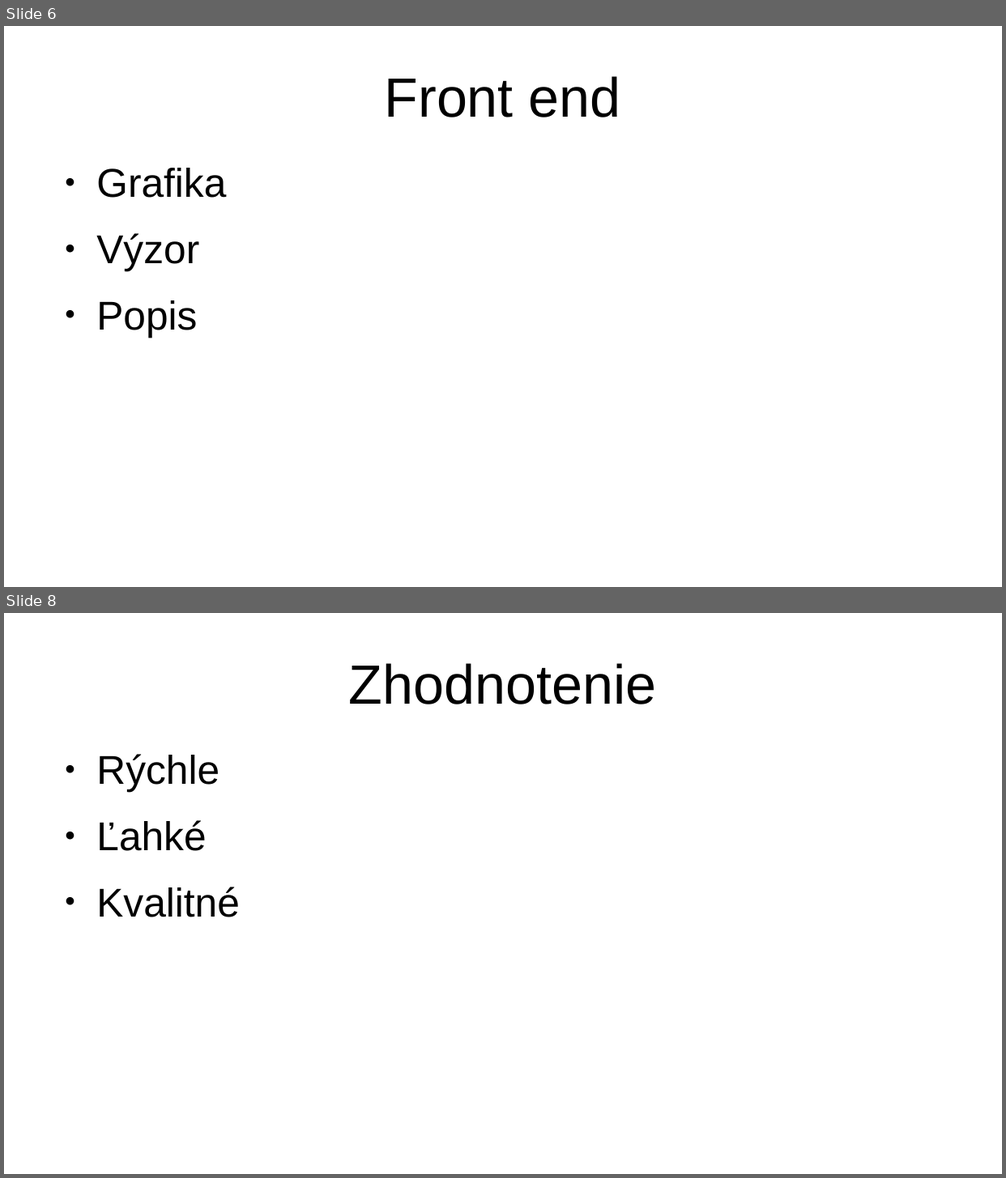
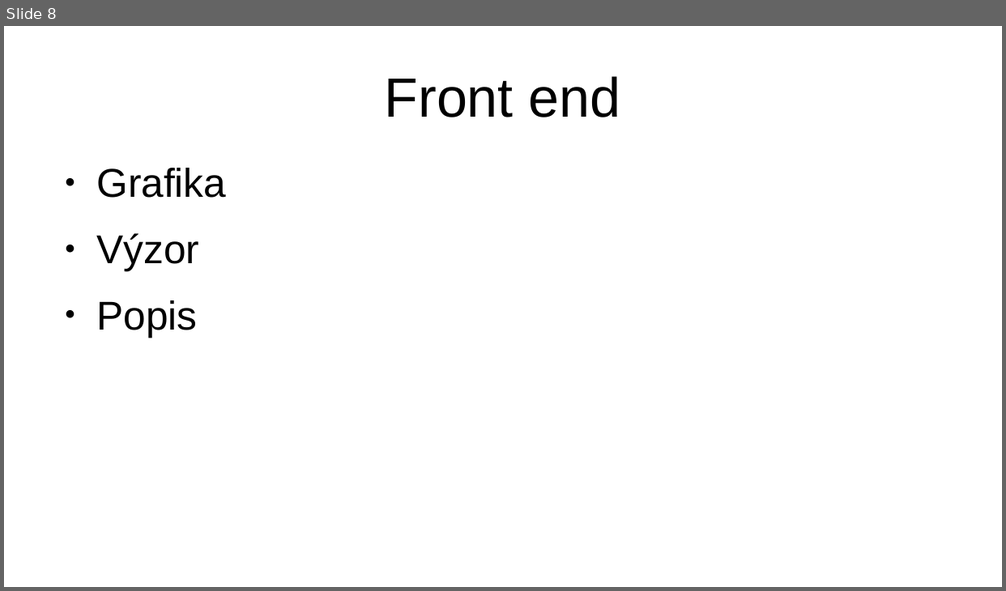
Before and after one commit to bigws1111/shopify-theme, a slide deck: numizmafilaprezentacia.odp. Shown one above the other, each under a label of ours: slides 6 and 8 before the commit, slide 8 after it; the slides between them are not shown. The pictures are 1006x1178 and 1006x591 pixels, drawn with LibreOffice and Linux fonts; fonts in the diff are those of the drawing. Boxes give left, top, right and bottom in pixels: in the first picture for what was removed or moved away, otherwise in the second. Text is boxed around its words. In the diff, an @@ line names an element or a change of style, - is before the commit and + after.

```diff
--- a/numizmafilaprezentacia.odp
+++ b/numizmafilaprezentacia.odp
@@ slide 8 removed at (4, 613, 1002, 1174), background #FFFFFF @@
@@ title removed at (349, 663, 656, 705) @@
-Zhodnotenie
@@ text removed at (96, 754, 240, 918) @@
-● Rýchle
-● Ľahké
-● Kvalitné
@@ what was slide 6 is now slide 8 @@
```
Also in this commit, not shown: 5 slides changed, 4 slides added, 1 other slide removed.
